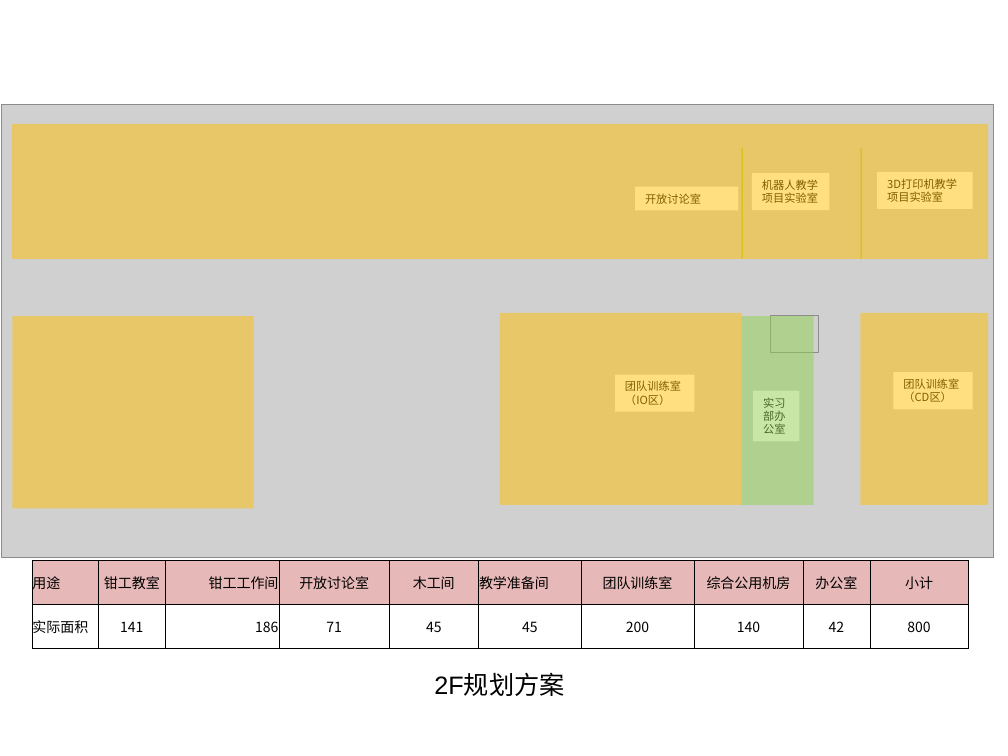
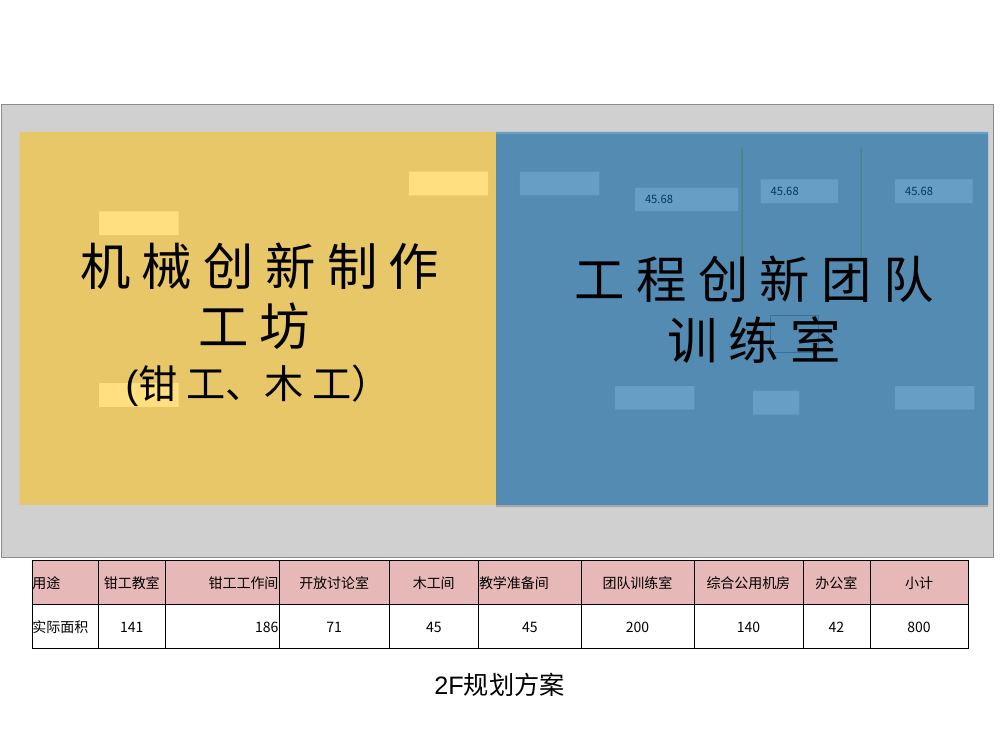
Before and after one commit to woodyme/i.center_my_workzone, a slide deck: slide 9 of 训练中心创客交叉融合空间建设/doc/训练中心搬迁规划草案.ppt (slide 7 before the commit). Drawn at 1008x756 pixels with LibreOffice and Linux fonts; fonts in the diff are those of the drawing; grey boxes stand for pictures. Boxes give left, top, right and bottom in pixels: in the first picture for what was removed or moved away, otherwise in the second. Text is boxed around its words. In the diff, an @@ line names an element or a change of style, - is before the commit and + after.

```diff
--- a/训练中心创客交叉融合空间建设/doc/训练中心搬迁规划草案.ppt
+++ b/训练中心创客交叉融合空间建设/doc/训练中心搬迁规划草案.ppt
@@ rectangle removed at (12, 124, 989, 259) @@
@@ rectangle: place and size @@
-rectangle at (12, 317, 254, 509)
+rectangle at (20, 132, 497, 505)
@@ rectangle added at (496, 132, 988, 505), fill #0070C0 at 50% opacity @@
@@ rectangle added at (409, 171, 489, 196), fill #FFFFFF @@
@@ rectangle added at (520, 171, 600, 196), fill #FFFFFF @@
@@ rectangle removed at (752, 173, 830, 211) @@
-机器人教学项目实验室
@@ rectangle added at (761, 179, 839, 204), fill #FFFFFF, 8 pt, text #000000 @@
+45.68
@@ rectangle removed at (877, 171, 973, 209) @@
-3D打印机教学项目实验室
@@ rectangle added at (895, 179, 973, 204), fill #FFFFFF, 8 pt, text #000000 @@
+45.68
@@ text in rectangle at (645, 195, 673, 203): text changed @@
-开放讨论室
+45.68
@@ rectangle added at (99, 212, 178, 236), fill #FFFFFF @@
@@ text added at (80, 242, 439, 349), 36 pt, text #000000 @@
+机 械 创 新 制 作 工 坊
@@ text added at (575, 247, 933, 363), 36 pt, text #000000 @@
+工 程 创 新 团 队训 练 室
@@ rectangle removed at (500, 312, 742, 505) @@
@@ rectangle added at (99, 383, 178, 407), fill #FFFFFF @@
@@ text added at (125, 364, 390, 406), 28 pt, text #000000 @@
+(钳 工、木 工）
@@ rectangle removed at (615, 375, 695, 412) @@
-团队训练室（IO区）
@@ rectangle added at (615, 386, 695, 409), fill #FFFFFF @@
@@ rectangle removed at (893, 372, 973, 409) @@
-团队训练室（CD区）
@@ rectangle: place and size @@
-rectangle at (861, 312, 989, 505)
+rectangle at (895, 386, 975, 409)
@@ rectangle at (895, 386, 975, 409): fill #FFC000 at 50% opacity to #FFFFFF @@
@@ rectangle: place and size @@
-rectangle at (742, 317, 814, 505)
+rectangle at (753, 391, 799, 415)
@@ rectangle at (753, 391, 799, 415): fill #92D050 at 50% opacity to #FFFFFF @@
@@ rectangle removed at (753, 391, 799, 442) @@
-实习部办公室
```
Also in this commit, not shown: 8 other slides changed, 5 slides added, 1 slide removed.
